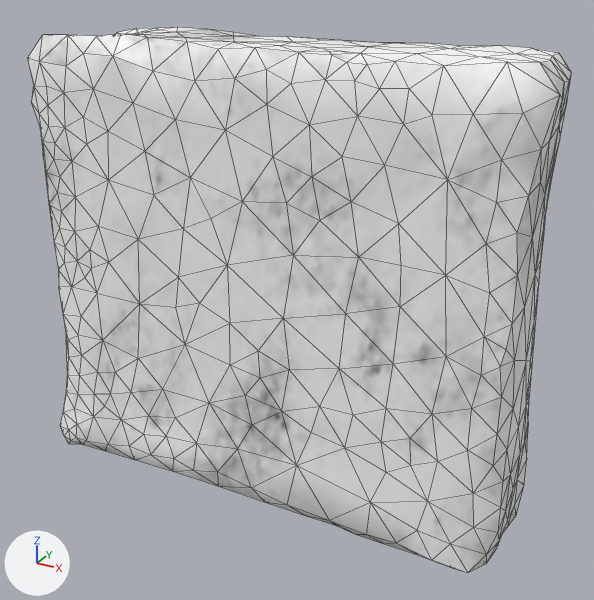
The OBJ model assets/Lava/plataforma_2.obj, before and after one commit.
Camera for both pictures: a 50 mm lens placed at (1.62, -2.84, 1.39), pointed at (0.04, 0.03, -0.05). Every picture has the same lights, and +X, +Y and +Z are marked at lower left. Mesh edges are drawn as thin lines. Where no turn or scale is listed for an object, it has been applied to the vertices.

Objects in the first picture: 'plataforma_2'.
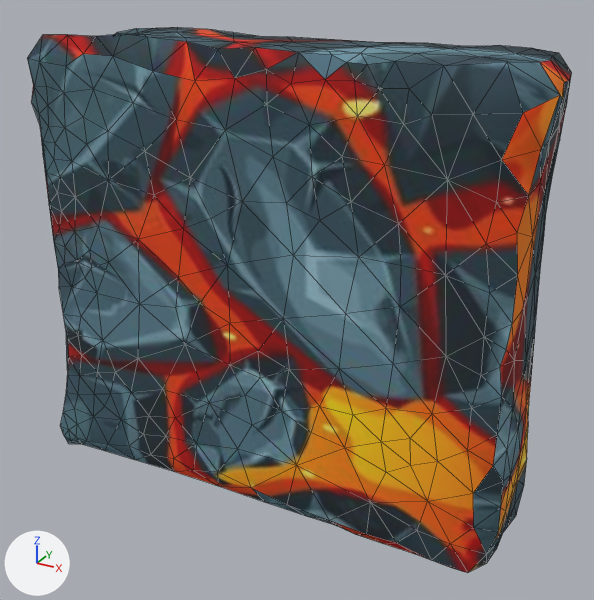
Boxes (x1, y1, x2, y2) around the edits, measured in the pictures (594 x 600 px):
'plataforma_2', recoloured: (27, 27, 572, 573) in both

What changed in the scene script:
```text
Add img_plano2_jpg:
    img_plano2_jpg = load_image('plano2.jpg', 'plano2.jpg', 740, 740, 'sRGB')
Add mat_material__45:
    mat_material__45 = principled_material('Material__45')
    mat_material__45.texture = img_plano2_jpg
    mat_material__45.roughness = 0.9
Change me_plataforma_2:
    where me_plataforma_2.from_pydata(...)  # 673 vertices, 1342 faces; spans x -1.19..1.07, y -0.29..0.31, z -1.01..1.04
    remove me_plataforma_2.materials.append(mat_plataforma_2_wire_143224087)  # picture img_nievebase1_specular_png
    add me_plataforma_2.materials.append(mat_material__45)  # picture img_plano2_jpg
```
